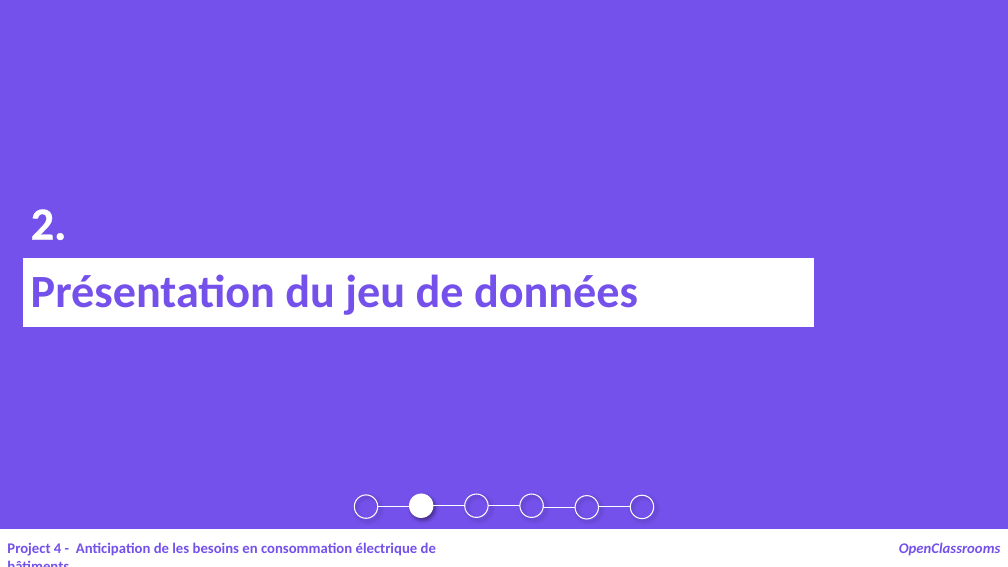
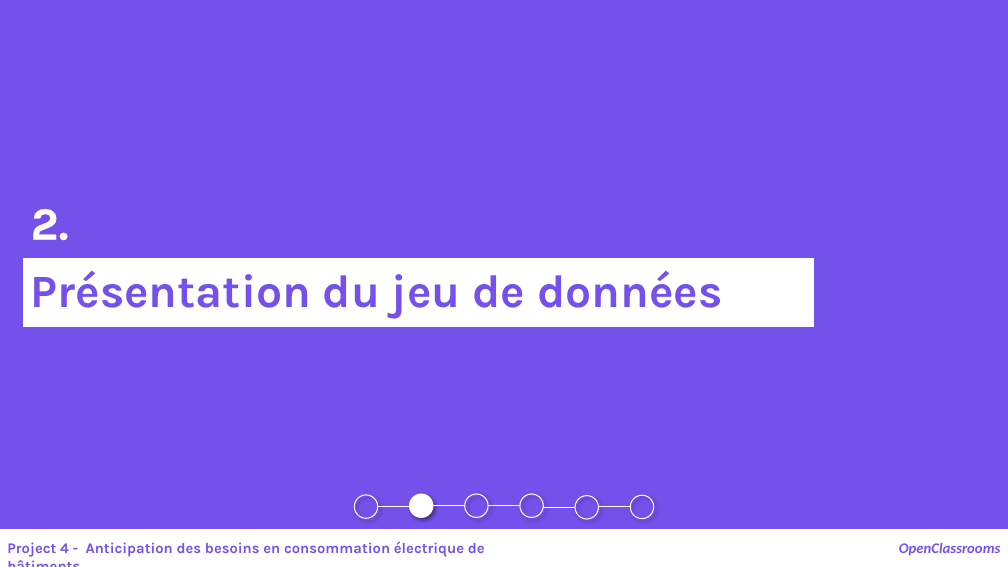
Before and after one commit to samirhinojosa/OC-P4-consumption-needs-of-buildings, a slide deck: slide 5 of supports/P4_presentation v1.pptx. Drawn at 1008x567 pixels with LibreOffice and Linux fonts; fonts in the diff are those of the drawing. Boxes give left, top, right and bottom in pixels: in the first picture for what was removed or moved away, otherwise in the second. Text is boxed around its words. In the diff, an @@ line names an element or a change of style, - is before the commit and + after.

```diff
--- a/supports/P4_presentation v1.pptx
+++ b/supports/P4_presentation v1.pptx
@@ text "2." at (31,209,69,240): font Calibri to Karla @@
@@ rectangle "Présentation du jeu de données" at (23,259,814,327): font Calibri to Karla @@
@@ text at (7,541,485,557): text changed; font Calibri to Karla @@
-Project 4 - Anticipation de les besoins en consommation électrique de bâtiments
+Project 4 - Anticipation des besoins en consommation électrique de bâtiments
```
Also in this commit, not shown: 6 other slides changed, 15 slides added, 1 slide removed, 55 other files.
